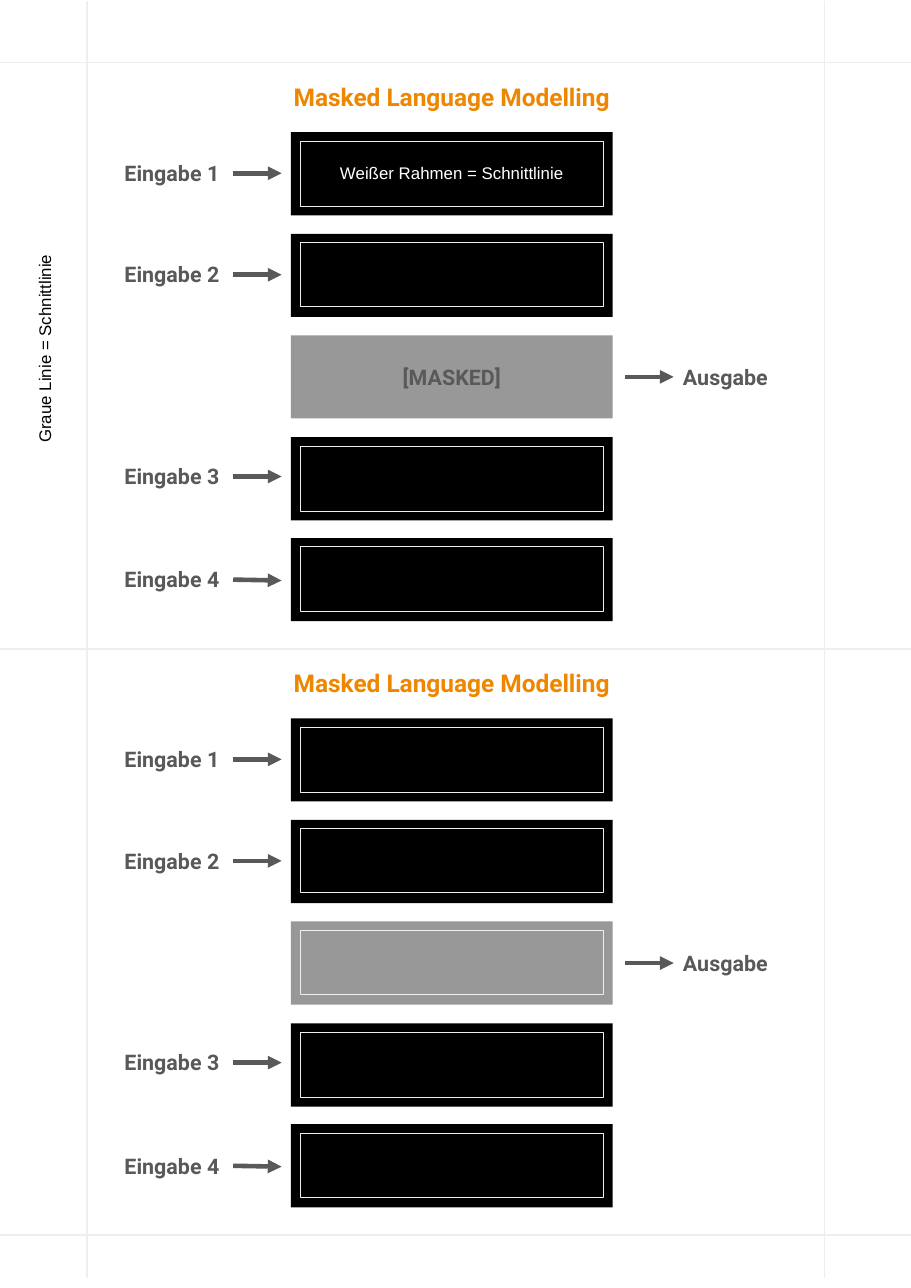
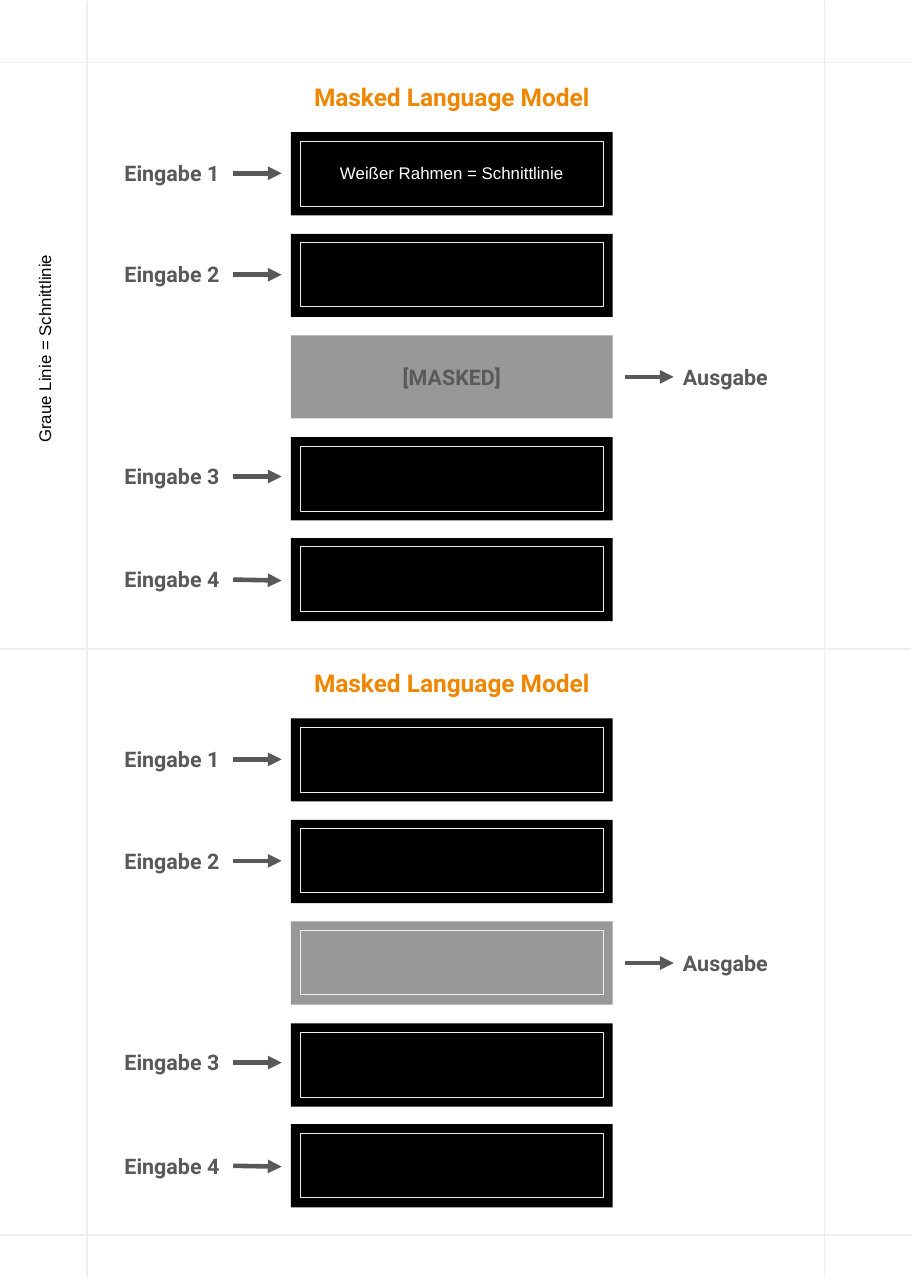
Before and after one commit to jgonsior/german_ir_nlp_demo, a slide deck: slide 3 of Wissenschaftskommunikations Artikel/sliding-window/sliding_window_cutting_template.pptx. Drawn at 911x1288 pixels with LibreOffice and Linux fonts; fonts in the diff are those of the drawing. Boxes give left, top, right and bottom in pixels: in the first picture for what was removed or moved away, otherwise in the second. Text is boxed around its words. In the diff, an @@ line names an element or a change of style, - is before the commit and + after.

```diff
--- a/Wissenschaftskommunikations Artikel/sliding-window/sliding_window_cutting_template.pptx
+++ b/Wissenschaftskommunikations Artikel/sliding-window/sliding_window_cutting_template.pptx
@@ text at <box>314,87,590,111</box>: text changed @@
-Masked Language Modelling
+Masked Language Model
@@ text at <box>314,673,590,697</box>: text changed @@
-Masked Language Modelling
+Masked Language Model
```
Also in this commit, not shown: 1 other slide changed, 16 other files.
